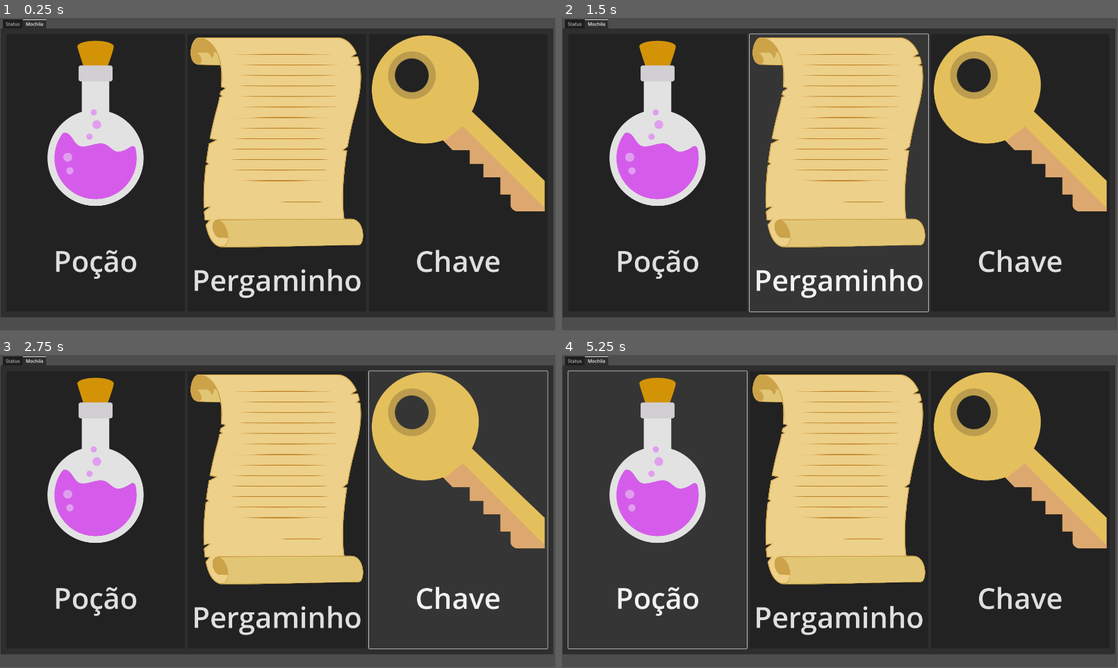
Above: before the commit, frames 1-4 (two rows, left to right).
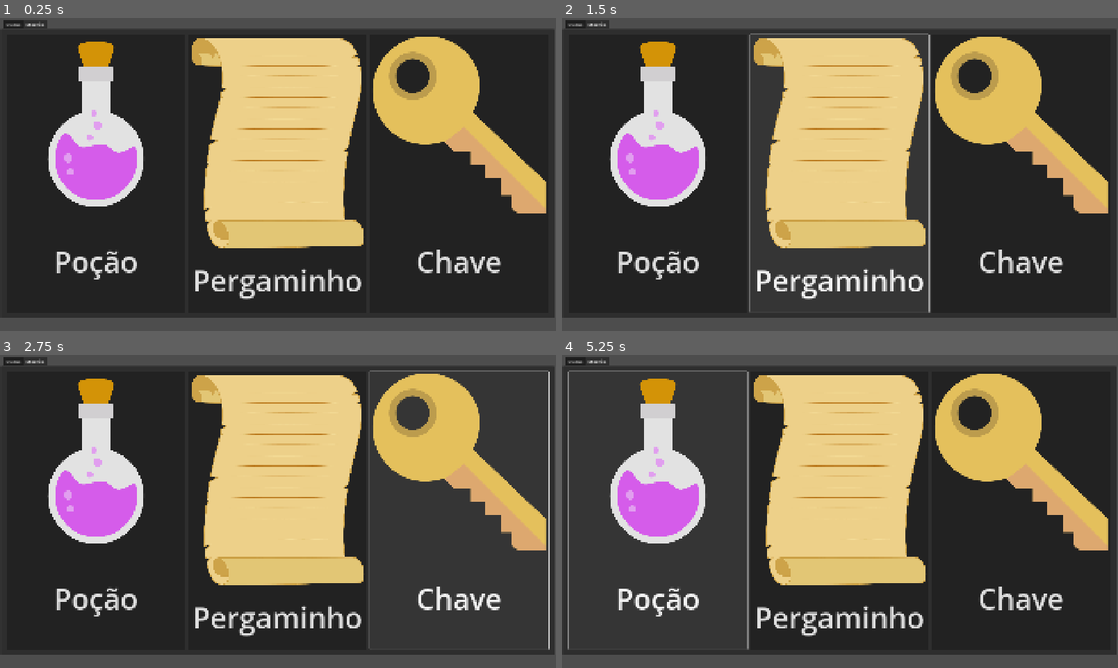
Above: after the commit, the same moments.

Repository: GiovannaKarolline/DDMA_nineSlice_Tween
Game: Godot game, scene res://Entrega 3/menu_personagem.tscn
Two runs of this game, one before a commit and one after it. Both use one fixed random seed, a clock stepped at 60 frames per second and the inputs below.
Inputs:
- Up to frame 1 (0.25 s): no input
- Up to frame 2 (1.5 s): click "Poção" at 0.5 s; click "Pergaminho" at 1.25 s
- Up to frame 3 (2.75 s): click "Chave" at 2 s
- Up to frame 4 (5.25 s): click "Poção" at 2.75 s; click "Pergaminho" at 3.5 s; click "Chave" at 4.25 s; click "Poção" at 5 s
In our replay, the window is 799x449 before the commit and 800x450 after it. These sizes can differ from the game's own. Grey fills any space a smaller window leaves; there, only what the larger window draws over its background counts as a difference.

The runs differ from the first frame. In frame 1, 4.2% of the frame differs, in the area x 0-100%, y 0-96%; in frame 2, 4.8%; in frame 3, 5.0%; in frame 4, 4.8%.

Commit message:
Atividade 8

Diff:
--- /dev/null
+++ b/Jogo/Entrega 6/tela_principal.tscn
@@ -0,0 +1,86 @@
+[gd_scene load_steps=8 format=3 uid="uid://dlrhspcrqcsfx"]
+
+[ext_resource type="Script" uid="uid://btiqwct1gts03" path="res://tela_principal.gd" id="1_caaw1"]
+[ext_resource type="Texture2D" uid="uid://d3ic70oyr47jr" path="res://Entrega 6/fantasy_gui_png/button_04_bg.png" id="2_cgc5h"]
+[ext_resource type="Texture2D" uid="uid://vou0v262fqod" path="res://Entrega 6/fantasy_gui_png/button_04_off.png" id="3_3av4f"]
+[ext_resource type="Texture2D" uid="uid://g8pi3uai1er3" path="res://Entrega 6/fantasy_gui_png/scale_01_07.png" id="4_gddbd"]
+[ext_resource type="Texture2D" uid="uid://lpycwi1j7fr2" path="res://Entrega 6/fantasy_gui_png/scale_01_06.png" id="5_wyghj"]
+
+[sub_resource type="StyleBoxTexture" id="StyleBoxTexture_gnex1"]
+texture = ExtResource("4_gddbd")
+texture_margin_left = 4.0
+texture_margin_top = 4.0
+texture_margin_right = 4.0
+texture_margin_bottom = 4.0
+
+[sub_resource type="StyleBoxTexture" id="StyleBoxTexture_aaqk0"]
+texture = ExtResource("5_wyghj")
+texture_margin_left = 4.0
+texture_margin_top = 4.0
+texture_margin_right = 4.0
+texture_margin_bottom = 4.0
+
+[node name="TelaPrincipal" type="Control"]
+layout_mode = 3
+anchors_preset = 15
+anchor_right = 1.0
+anchor_bottom = 1.0
+grow_horizontal = 2
+grow_vertical = 2
+script = ExtResource("1_caaw1")
+
+[node name="CenterContainer" type="CenterContainer" parent="."]
+layout_mode = 1
+anchors_preset = 15
+anchor_right = 1.0
+anchor_bottom = 1.0
+grow_horizontal = 2
+grow_vertical = 2
+
+[node name="NinePatchRect" type="NinePatchRect" parent="CenterContainer"]
+custom_minimum_size = Vector2(1920, 1080)
+layout_mode = 2
+texture = ExtResource("2_cgc5h")
+region_rect = Rect2(0, 0, 278, 277)
+patch_margin_left = 80
+patch_margin_top = 80
+patch_margin_right = 80
+patch_margin_bottom = 80
+
+[node name="MarginContainer" type="MarginContainer" parent="CenterContainer/NinePatchRect"]
+layout_mode = 0
+offset_right = 1920.0
+offset_bottom = 1080.0
+theme_override_constants/margin_left = 24
+theme_override_constants/margin_top = 24
+theme_override_constants/margin_right = 24
+theme_override_constants/margin_bottom = 24
+
+[node name="VBoxContainer" type="VBoxContainer" parent="CenterContainer/NinePatchRect/MarginContainer"]
+layout_mode = 2
+
+[node name="HBoxContainer" type="HBoxContainer" parent="CenterContainer/NinePatchRect/MarginContainer/VBoxContainer"]
+layout_mode = 2
+
+[node name="TextureRect" type="TextureRect" parent="CenterContainer/NinePatchRect/MarginContainer/VBoxContainer/HBoxContainer"]
+custom_minimum_size = Vector2(96, 96)
+layout_mode = 2
+texture = ExtResource("3_3av4f")
+expand_mode = 1
+stretch_mode = 5
+
+[node name="Label" type="Label" parent="CenterContainer/NinePatchRect/MarginContainer/VBoxContainer/HBoxContainer"]
+layout_mode = 2
+
+[node name="ProgressBar" type="ProgressBar" parent="CenterContainer/NinePatchRect/MarginContainer/VBoxContainer"]
+custom_minimum_size = Vector2(0, 200)
+layout_mode = 2
+theme_override_styles/background = SubResource("StyleBoxTexture_gnex1")
+theme_override_styles/fill = SubResource("StyleBoxTexture_aaqk0")
+
+[node name="Button" type="Button" parent="CenterContainer/NinePatchRect/MarginContainer/VBoxContainer"]
+custom_minimum_size = Vector2(0, 150)
+layout_mode = 2
+text = "Botão"
+
+[connection signal="pressed" from="CenterContainer/NinePatchRect/MarginContainer/VBoxContainer/Button" to="." method="_on_button_pressed"]
--- a/Jogo/project.godot
+++ b/Jogo/project.godot
@@ -19,3 +19,4 @@
 
 window/size/viewport_width=1920
 window/size/viewport_height=1080
+window/stretch/mode="canvas_items"
--- /dev/null
+++ b/Jogo/tela_principal.gd
@@ -0,0 +1,9 @@
+extends Control
+
+@onready var progress_bar = $CenterContainer/NinePatchRect/MarginContainer/VBoxContainer/ProgressBar
+
+func _on_button_pressed() -> void:
+	progress_bar.value = 0
+	var tween = create_tween()
+	tween.tween_property(progress_bar,"value", 100, 2.0).set_ease(Tween.EASE_OUT).set_trans(Tween.TRANS_ELASTIC)
+	pass # Replace with function body.
Binary file added: Jogo/Entrega 6/fantasy_gui_png/banner_01_01.png
Not shown, added: Jogo/Entrega 6/fantasy_gui_png/banner_01_01.png.import
Binary file added: Jogo/Entrega 6/fantasy_gui_png/banner_01_02.png
Not shown, added: Jogo/Entrega 6/fantasy_gui_png/banner_01_02.png.import
Binary file added: Jogo/Entrega 6/fantasy_gui_png/banner_02_01.png
Not shown, added: Jogo/Entrega 6/fantasy_gui_png/banner_02_01.png.import
Binary file added: Jogo/Entrega 6/fantasy_gui_png/banner_02_02.png
Not shown, added: Jogo/Entrega 6/fantasy_gui_png/banner_02_02.png.import
Binary file added: Jogo/Entrega 6/fantasy_gui_png/banner_03_01.png
Not shown, added: Jogo/Entrega 6/fantasy_gui_png/banner_03_01.png.import
Binary file added: Jogo/Entrega 6/fantasy_gui_png/bg.png
Not shown, added: Jogo/Entrega 6/fantasy_gui_png/bg.png.import
(and 179 more such lines)
